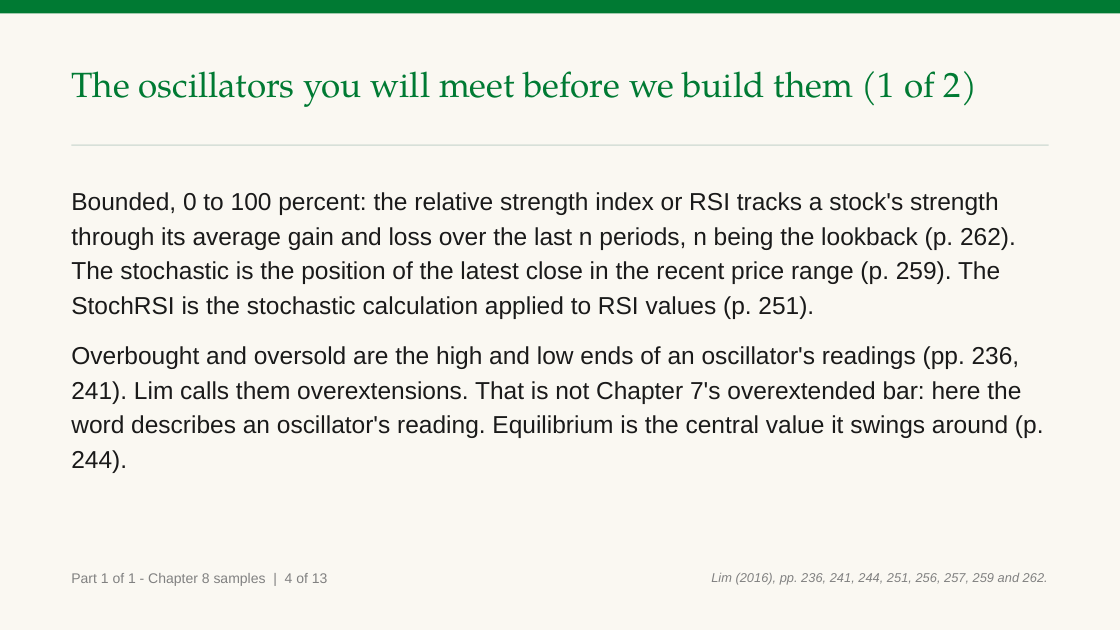
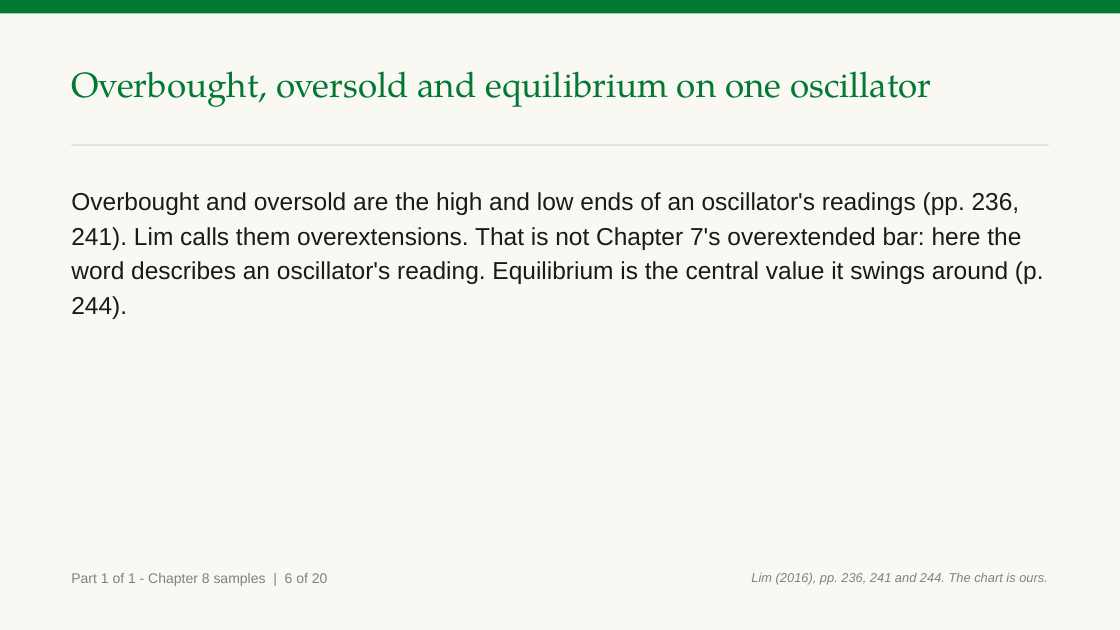
Before and after one commit to benjiesotelo-sudo/Telos_FIN1209, a slide deck: slide 8 of chapter-08/FIN1209-Chapter-08.pptx (slide 6 before the commit). Drawn at 1120x630 pixels with LibreOffice and Linux fonts; fonts in the diff are those of the drawing. Boxes give left, top, right and bottom in pixels: in the first picture for what was removed or moved away, otherwise in the second. Text is boxed around its words. In the diff, an @@ line names an element or a change of style, - is before the commit and + after.

Commit message:
Chapter 8 samples: pair each explanation with its chart the way Chapter 7 does (five new charts, Lim's Figures 8.17, 8.8 and 8.7 beside the oscillator list)

```diff
--- a/chapter-08/FIN1209-Chapter-08.pptx
+++ b/chapter-08/FIN1209-Chapter-08.pptx
@@ text at (x1=71, y1=71, x2=931, y2=107): text changed @@
-The oscillators you will meet before we build them (1 of 2)
+Overbought, oversold and equilibrium on one oscillator
@@ text at (x1=71, y1=192, x2=1016, y2=319): paragraph removed @@
-Bounded, 0 to 100 percent: the relative strength index or RSI tracks a stock's strength through its average gain and loss over the last n periods, n being the lookback (p. 262). The stochastic is the position of the latest close in the recent price range (p. 259). The StochRSI is the stochastic calculation applied to RSI values (p. 251).
@@ text at (x1=71, y1=573, x2=328, y2=586): text changed @@
-Part 1 of 1 - Chapter 8 samples | 4 of 13
+Part 1 of 1 - Chapter 8 samples | 6 of 20
@@ text at (x1=751, y1=573, x2=1048, y2=585): text changed @@
-Lim (2016), pp. 236, 241, 244, 251, 256, 257, 259 and 262.
+Lim (2016), pp. 236, 241 and 244. The chart is ours.
```
Also in this commit, not shown: 12 other slides changed, 7 slides added, 3 other files.
